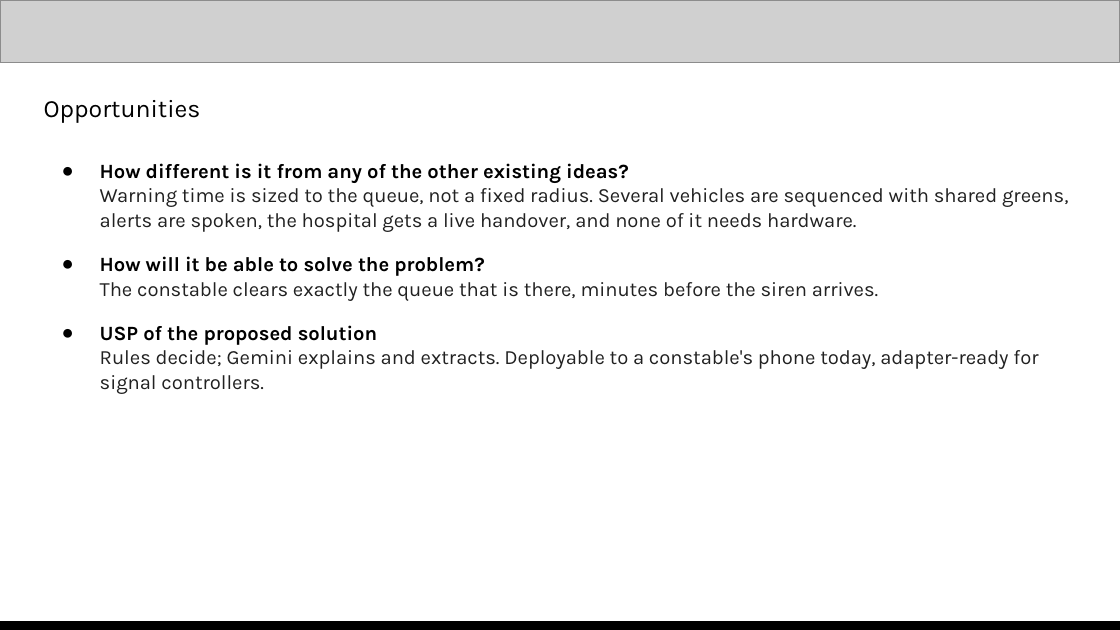
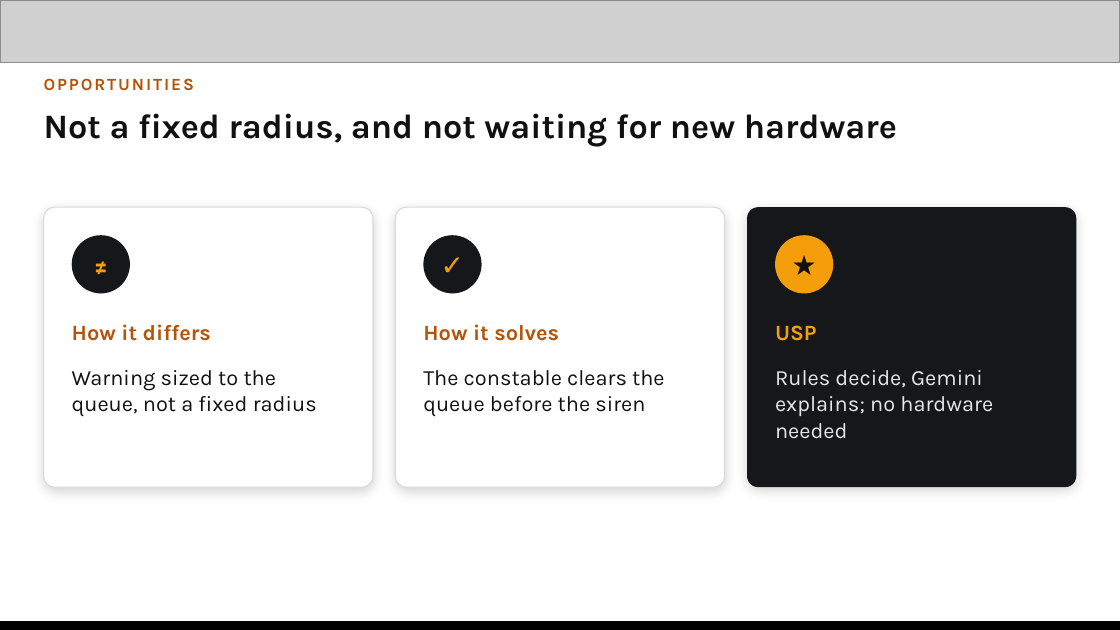
Before and after one commit to Nandish3010/ideal-disco, a slide deck: slide 4 of deck/Green-Corridor-Submission.pptx. Drawn at 1120x630 pixels with LibreOffice and Linux fonts; fonts in the diff are those of the drawing; grey boxes stand for pictures. Boxes give left, top, right and bottom in pixels: in the first picture for what was removed or moved away, otherwise in the second. Text is boxed around its words. In the diff, an @@ line names an element or a change of style, - is before the commit and + after.

```diff
--- a/deck/Green-Corridor-Submission.pptx
+++ b/deck/Green-Corridor-Submission.pptx
@@ text added at box(44, 78, 194, 91), 11 pt, text #B45309, bold @@
+OPPORTUNITIES
@@ text removed at box(44, 100, 1068, 394) @@
-Opportunities
-● How different is it from any of the other existing ideas?
-  Warning time is sized to the queue, not a fixed radius. Several vehicles are sequenced with shared greens, alerts are spoken, the hospital gets a live handover, and none of it needs hardware.
-● How will it be able to solve the problem?
-  The constable clears exactly the queue that is there, minutes before the siren arrives.
-● USP of the proposed solution
-  Rules decide; Gemini explains and extracts. Deployable to a constable's phone today, adapter-ready for signal controllers.
@@ text added at box(44, 113, 897, 147), 22 pt, text #111111, bold @@
+Not a fixed radius, and not waiting for new hardware
@@ rounded rectangle added at box(44, 207, 373, 487), fill #FFFFFF, outline #D9DADD 0.75 pt @@
@@ rounded rectangle added at box(395, 207, 725, 487), fill #FFFFFF, outline #D9DADD 0.75 pt @@
@@ rounded rectangle added at box(747, 207, 1076, 487), fill #16171A @@
@@ ellipse added at box(72, 235, 130, 293), fill #16171A, 18 pt, text #F59E0B, bold @@
+≠
@@ ellipse added at box(423, 235, 482, 293), fill #16171A, 18 pt, text #F59E0B, bold @@
+✓
@@ ellipse added at box(775, 235, 833, 293), fill #F59E0B, 18 pt, text #111111, bold @@
+★
@@ text added at box(72, 324, 211, 341), 14 pt, text #B45309, bold @@
+How it differs
@@ text added at box(423, 324, 559, 341), 14 pt, text #B45309, bold @@
+How it solves
@@ text added at box(775, 325, 817, 341), 14 pt, text #F59E0B, bold @@
+USP
@@ text added at box(72, 370, 317, 416), 14 pt, text #111111 @@
+Warning sized to the queue, not a fixed radius
@@ text added at box(423, 370, 665, 417), 14 pt, text #111111 @@
+The constable clears the queue before the siren
@@ text added at box(775, 370, 993, 439), 14 pt, text #E5E7EB @@
+Rules decide, Gemini explains; no hardware needed
```
Also in this commit, not shown: 10 other slides changed, 2 slides added, 2 slides removed, 11 other files.
